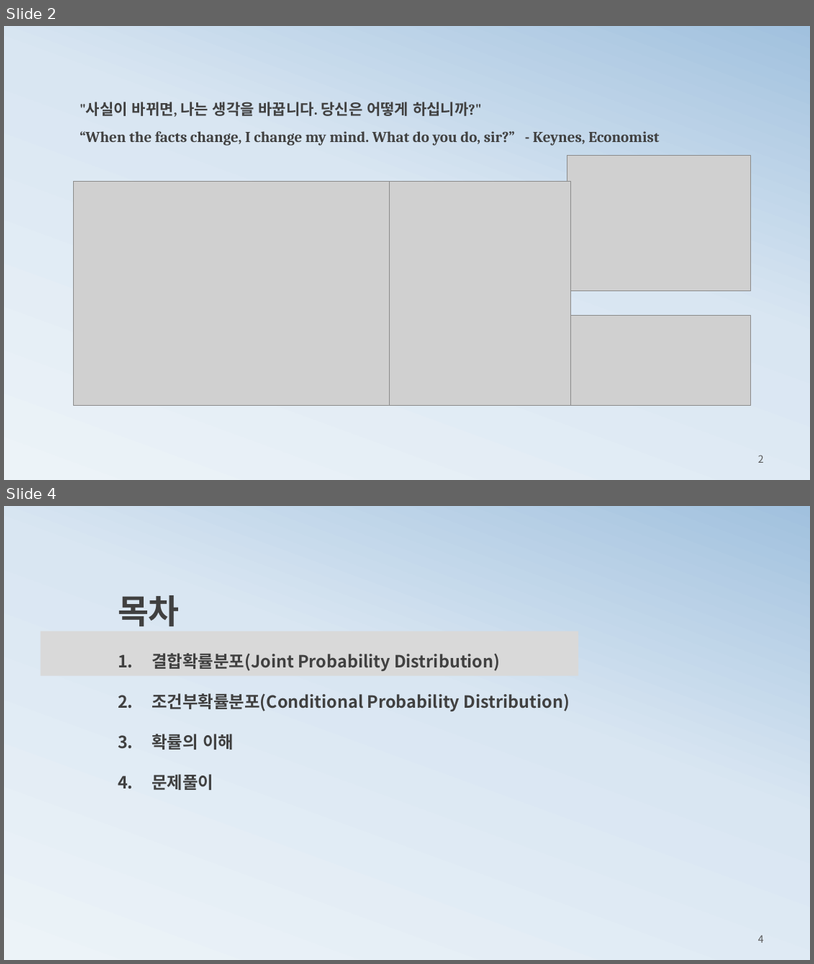
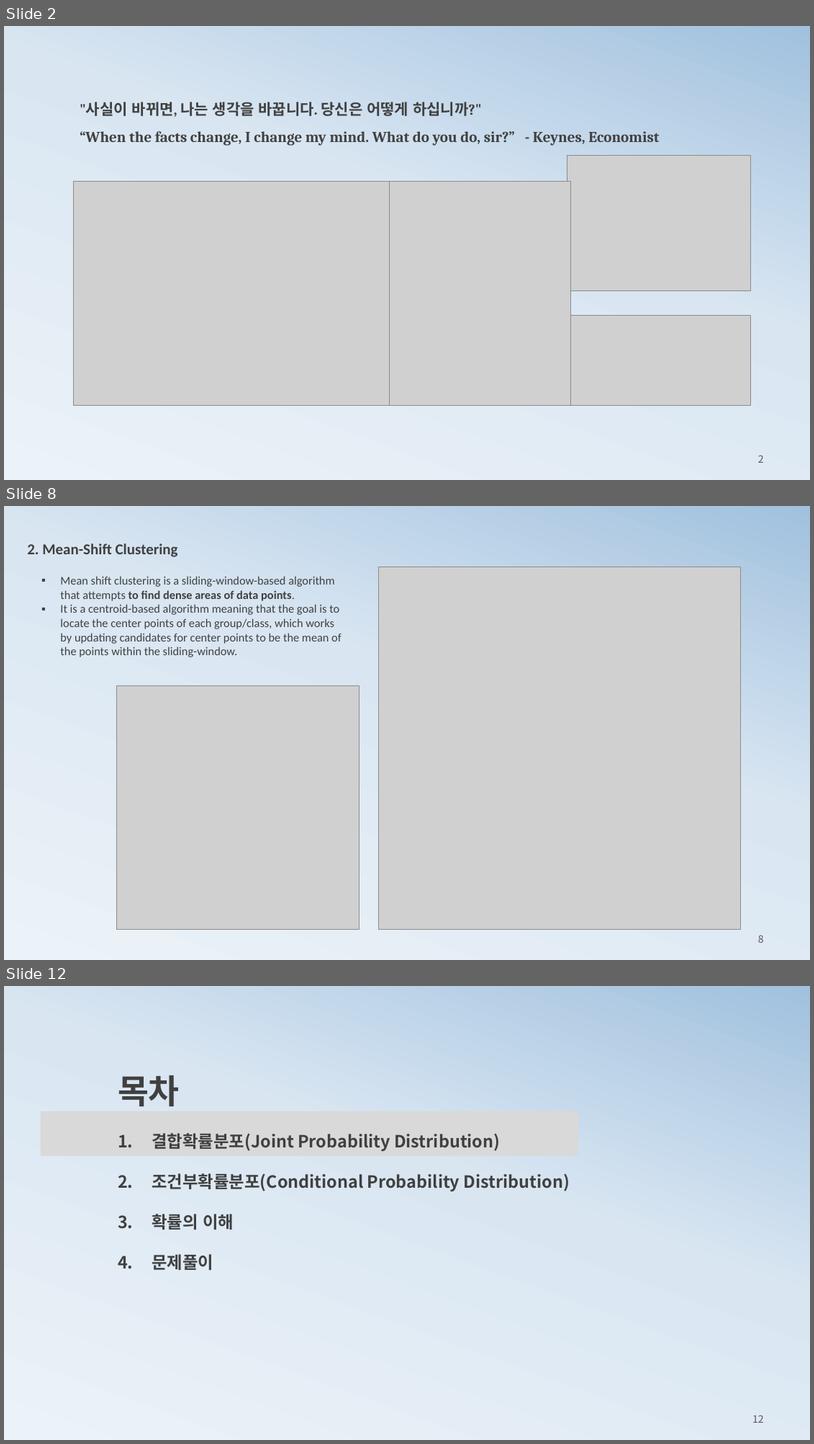
Before and after one commit to ancestor9/mathematics-for-machine-learning, a slide deck: 2_histogram2probability.pptx. Shown one above the other, each under a label of ours: slides 2 and 4 before the commit, slides 2, 8 and 12 after it; the slides between them are not shown. The pictures are 814x964 and 814x1444 pixels, drawn with LibreOffice and Linux fonts; fonts in the diff are those of the drawing; grey boxes stand for pictures. Boxes give left, top, right and bottom in pixels: in the first picture for what was removed or moved away, otherwise in the second. Text is boxed around its words. In the diff, an @@ line names an element or a change of style, - is before the commit and + after.

```diff
--- a/2_histogram2probability.pptx
+++ b/2_histogram2probability.pptx
@@ slide 8 added at (4,506,810,960), background gradient #ECF3F8 to #D9E6F2 to #A1C1DE @@
@@ text added at (27,543,178,557), 18 pt, text #404040, bold @@
+2. Mean-Shift Clustering
@@ picture added at (378,566,741,928) @@
@@ text added at (60,576,342,657), 14 pt, text #404040 @@
+▪ Mean shift clustering is a sliding-window-based algorithm that attempts to find dense areas of data points.
+▪ It is a centroid-based algorithm meaning that the goal is to locate the center points of each group/class, which works by updating candidates for center points to be the mean of the points within the sliding-window.
@@ picture added at (116,686,360,929) @@
@@ page number added at (759,934,764,942), 12 pt, text #595959 @@
+8
@@ what was slide 4 is now slide 12 @@
@@ page number at (753,1414,764,1422): text changed @@
-4
+12
```
Also in this commit, not shown: 1 slide changed, 7 other slides added, 1 slide removed, 1 other file.
